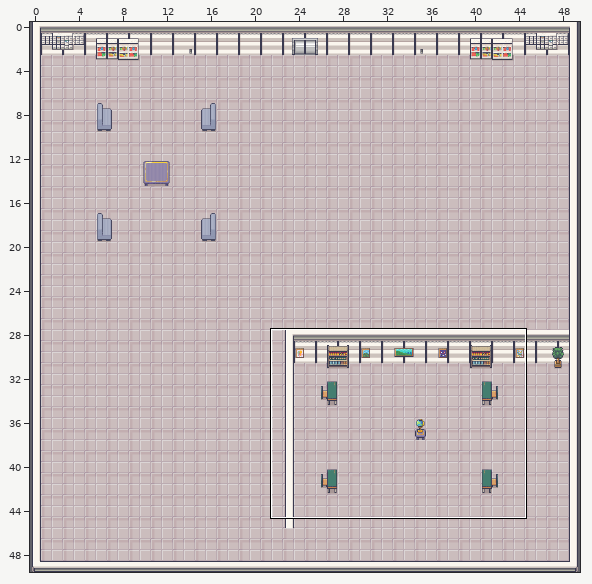
Tiled map: public/assets/tilemaps/tiles/office-map.tmx. The picture above shows the old version from afar; the outline marks the close-up.
Close-up. Earlier state:
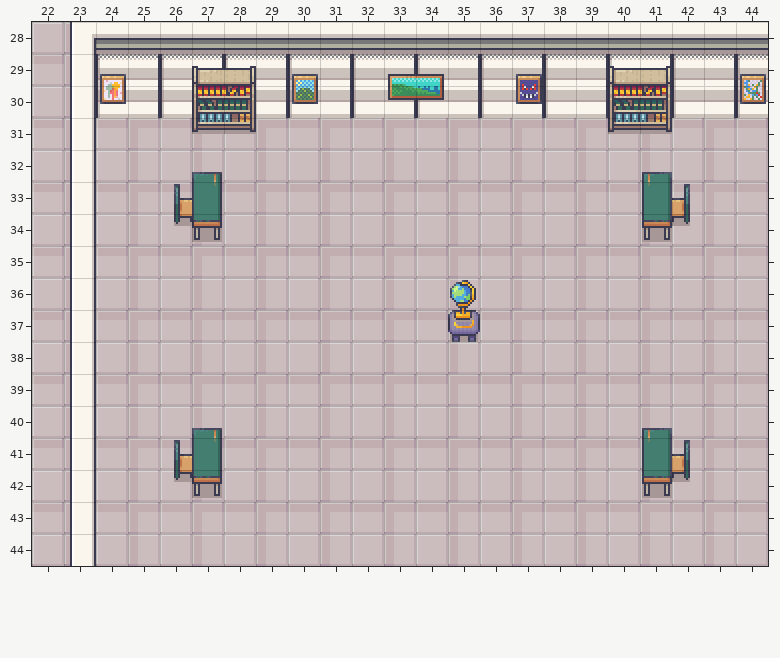
Cells are 16x16 px. Shown: x 22..44, y 28..44.
And afterwards:
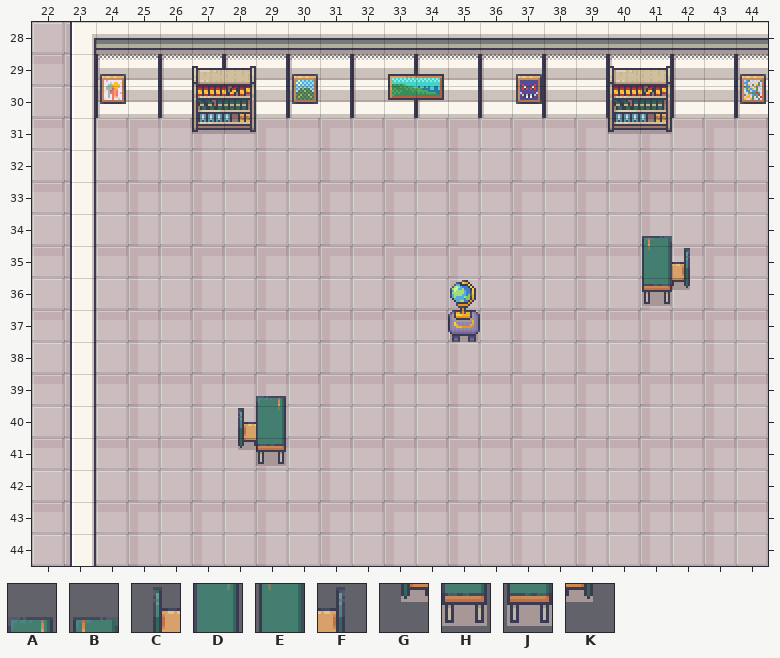
Key: from "office": A 568, B 571, C 583, D 584, E 587, F 588, G 599, H 600, J 603, K 604.
_ is an empty cell, . an unchanged one.
The commit says: refactor: get rid of some desks in office
Edits made:
--- layer "Furniture"
@@ x 26..42 @@
-32 .A.............B.
-33 CD.............EF
-34 GH.............JK
-35 ...............__
-36 ...............__
+32 ._............._.
+33 __.............__
+34 __.............B_
+35 ...............EF
+36 ...............JK
@@ x 26..42 @@
-39 ..._.............
-40 .A__...........B.
-41 CD__...........EF
-42 GH.............JK
+39 ...A.............
+40 ._CD..........._.
+41 __GH...........__
+42 __.............__
Where, in picture pixels (left, top, right, bottom), the same in both close-ups:
removed: (174, 172, 222, 242)
changed: (642, 172, 690, 306)
changed: (174, 396, 286, 498)
removed: (642, 428, 690, 498)
